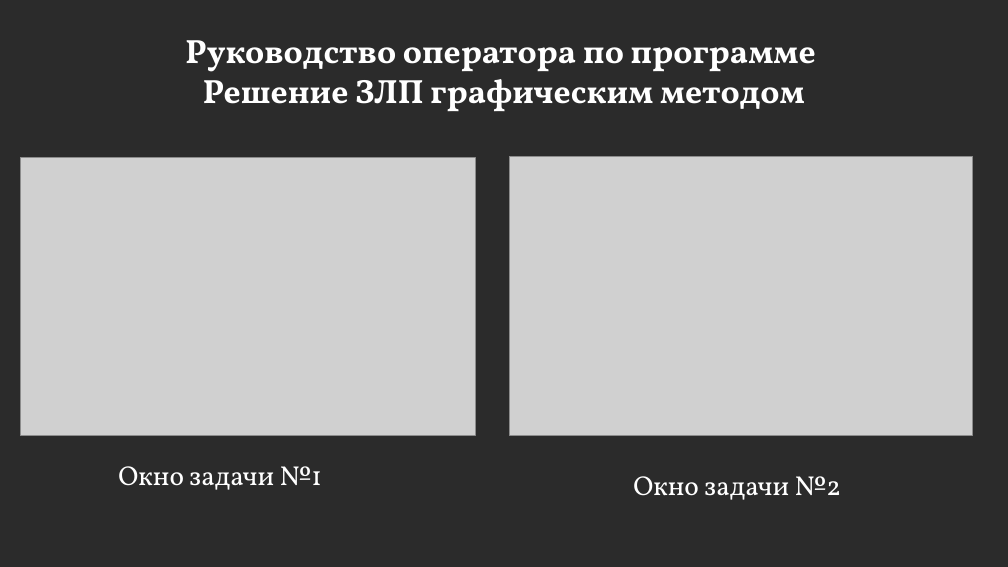
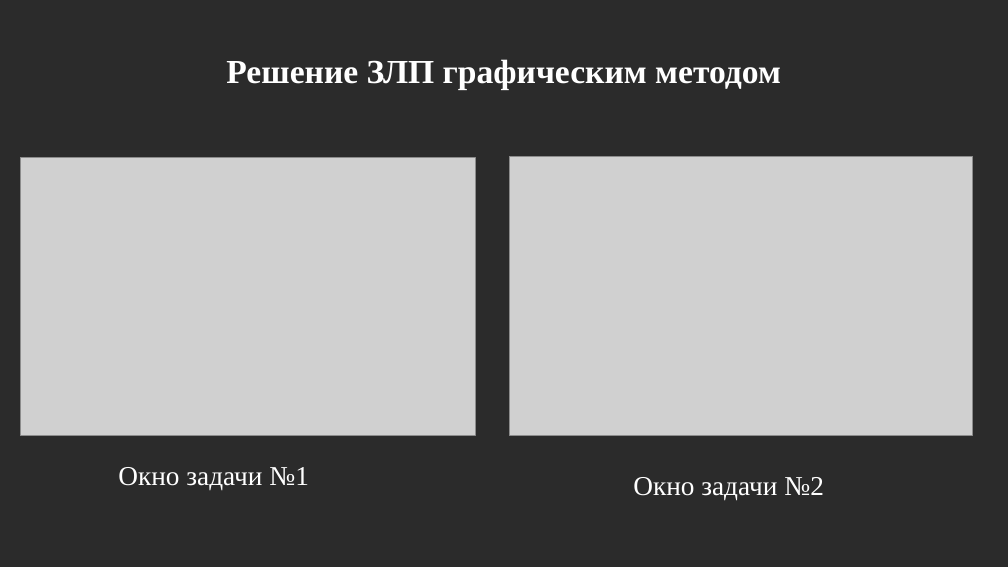
Before and after one commit to MaksimPoliackov/Practice_PM02, a slide deck: slide 11 of Документация/Отчет Поляков М.Е.pptx (slide 12 before the commit). Drawn at 1008x567 pixels with LibreOffice and Linux fonts; fonts in the diff are those of the drawing; grey boxes stand for pictures; background and template pictures are left out; a plain dark background stands for a picture behind light text. Boxes give left, top, right and bottom in pixels: in the first picture for what was removed or moved away, otherwise in the second. Text is boxed around its words. In the diff, an @@ line names an element or a change of style, - is before the commit and + after.

```diff
--- a/Документация/Отчет Поляков М.Е.pptx
+++ b/Документация/Отчет Поляков М.Е.pptx
@@ title at (x1=226, y1=59, x2=781, y2=89): text changed; font Vollkorn to Times New Roman @@
-Руководство оператора по программе
-Решение ЗЛП графическим методом
+Решение ЗЛП графическим методом
@@ text "Окно задачи №1" at (x1=118, y1=467, x2=309, y2=490): font Vollkorn to Times New Roman @@
@@ text "Окно задачи №2" at (x1=633, y1=477, x2=824, y2=500): font Vollkorn to Times New Roman @@
```
Also in this commit, not shown: 15 other slides changed, 1 slide removed, 1 other file.
